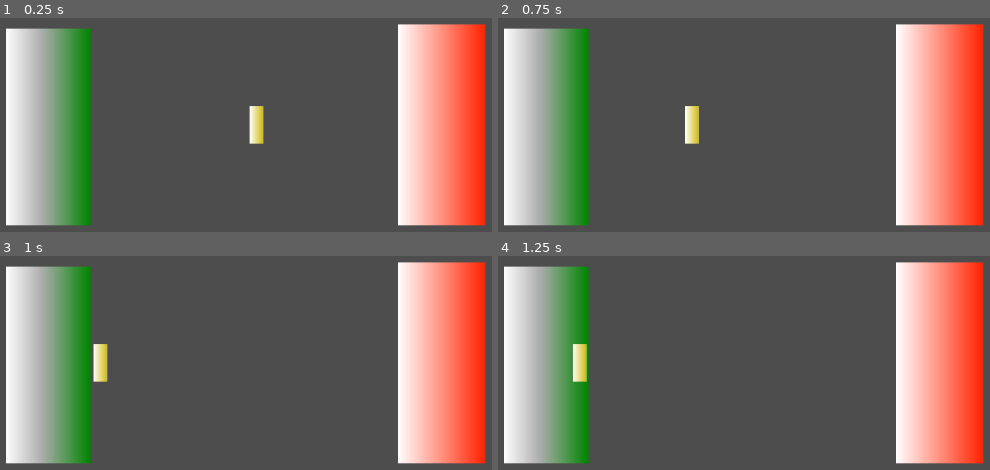
Above: before the commit, frames 1-4 (two rows, left to right).
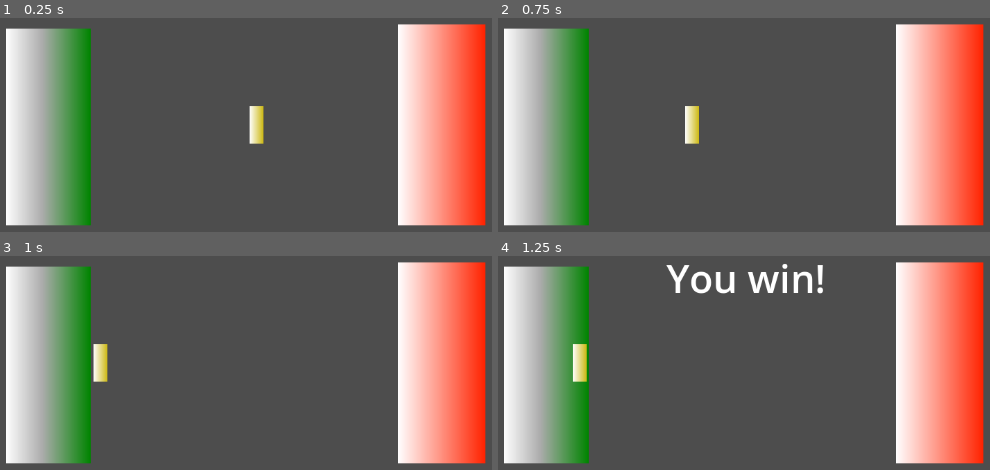
Above: after the commit, the same moments.

Repository: Xiphereal/CivisJam
Game: Godot game, scene res://scenes/main.tscn
Two runs of this game, one before a commit and one after it. Both use one fixed random seed, a clock stepped at 60 frames per second and the inputs below.
Inputs (mouse positions are in pixels of both pictures, inside the frame that each line leads up to):
- Up to frame 1 (0.25 s): no input
- Up to frame 2 (0.75 s): move the mouse to (921, 82) at 0.52 s; press the mouse at (921, 82) at 0.53 s
- Up to frame 3 (1 s): no input
- Up to frame 4 (1.25 s): no input

Frames 1-3 are identical in both runs. In frame 4, 1.6% of the frame differs, in the area x 34-67%, y 3-18%.

Commit message:
Reflect if the player has win or lose

Diff:
--- a/scenes/key.gd
+++ b/scenes/key.gd
@@ -2,6 +2,8 @@
 
 @export var player_pull_force = 5
 @export var boss_pull_force = 1
+
+@onready var did_i_win_or_lose: Label = %DidIWinOrLose
 
 func _process(delta):
 	if Input.is_action_pressed("pull"):
@@ -10,10 +12,12 @@
 	position.x += boss_pull_force
 
 func _on_win(area: Area2D) -> void:
+	did_i_win_or_lose.text = "You win!"
 	player_pull_force = 0
 	boss_pull_force = 0
 
 
 func _on_defeat(area: Area2D) -> void:
+	did_i_win_or_lose.text = "You lose..."
 	player_pull_force = 0
 	boss_pull_force = 0
--- a/scenes/main.tscn
+++ b/scenes/main.tscn
@@ -26,6 +26,9 @@
 
 [sub_resource type="RectangleShape2D" id="RectangleShape2D_t7n2f"]
 size = Vector2(20, 54)
+
+[sub_resource type="LabelSettings" id="LabelSettings_umco7"]
+font_size = 56
 
 [node name="Node2D" type="Node2D"]
 
@@ -79,5 +82,34 @@
 [node name="CollisionShape2D" type="CollisionShape2D" parent="Key/Area2D"]
 shape = SubResource("RectangleShape2D_t7n2f")
 
+[node name="CanvasLayer" type="CanvasLayer" parent="."]
+
+[node name="Control" type="Control" parent="CanvasLayer"]
+layout_mode = 3
+anchors_preset = 15
+anchor_right = 1.0
+anchor_bottom = 1.0
+grow_horizontal = 2
+grow_vertical = 2
+size_flags_horizontal = 4
+size_flags_vertical = 4
+
+[node name="DidIWinOrLose" type="Label" parent="CanvasLayer/Control"]
+unique_name_in_owner = true
+layout_mode = 1
+anchors_preset = 8
+anchor_left = 0.5
+anchor_top = 0.5
+anchor_right = 0.5
+anchor_bottom = 0.5
+offset_left = -44.0
+offset_top = -106.0
+offset_right = 45.0
+offset_bottom = -83.0
+grow_horizontal = 2
+grow_vertical = 2
+size_flags_horizontal = 4
+label_settings = SubResource("LabelSettings_umco7")
+
 [connection signal="area_entered" from="Player/WinArea" to="Key" method="_on_win"]
 [connection signal="area_entered" from="Boss/DefeatArea" to="Key" method="_on_defeat"]
Not shown: 1 places in scenes/main.tscn that only renumber resources
